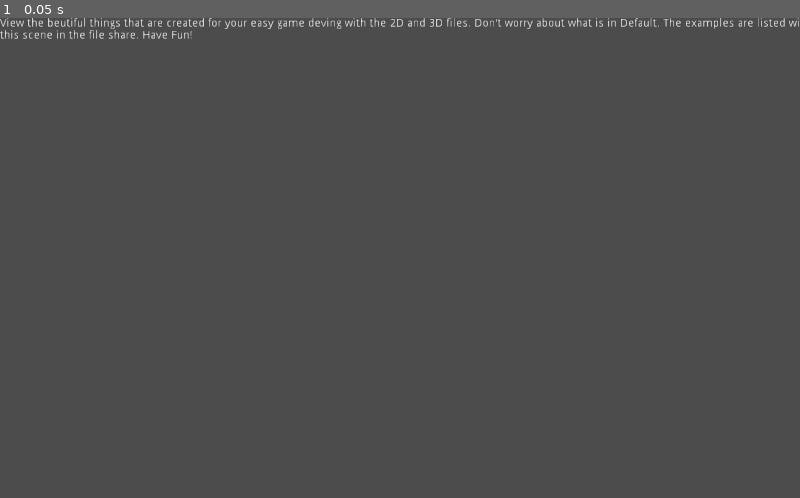
Above: before the commit, frame 1.
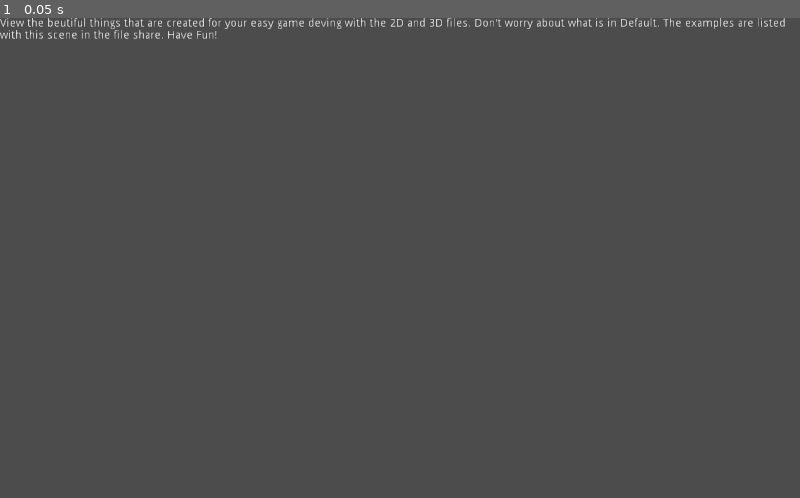
Above: after the commit, the same moment.

Repository: MasterKitten/Kick-Start-Game-Creation
Game: Godot game, scene res://Control For Game.tscn
Same seed, same stepped clock (60 frames per second), same inputs: the game is played once before the commit and once after it.
Inputs:
- Up to frame 1 (0.05 s): no input

The runs differ from the first frame. In frame 1, 0.2% of the frame differs, in the area x 0-100%, y 0-5%.

Commit message:
Added Typing Adventure Game

Diff:
--- /dev/null
+++ b/Kick-Start Game Creation/1D User Interface/Typing Adventure Game/Font/Typing Font.tres
@@ -0,0 +1,6 @@
+[gd_resource type="DynamicFont" load_steps=2 format=2]
+
+[ext_resource path="res://1D User Interface/Typing Adventure Game/Font/ARIBLK.TTF" type="DynamicFontData" id=1]
+
+[resource]
+font_data = ExtResource( 1 )
--- /dev/null
+++ b/Kick-Start Game Creation/1D User Interface/Typing Adventure Game/Script/Typing Fuction.gd
@@ -0,0 +1,31 @@
+extends Control
+
+export(PoolStringArray) var TextPieces = ["test"]
+export(PoolStringArray) var RequiredAnswers = ["next"]
+var TextNumber = 0
+
+export(PoolStringArray) var OptionalAnswers = [""]
+export(PoolIntArray) var WhenOptional = [0]
+export(PoolIntArray) var SkipToLine = [0]
+var OptionalTextNumber = 0
+
+onready var CommandPrompt = get_node("Command Prompt/RichTextLabel")
+onready var Line = get_node("LineEdit")
+
+func _ready():
+	CommandPrompt.text = "> " + TextPieces[TextNumber]
+
+# If you are reading this code, that means you must have encountererd the "last optional array bug"
+# To solve that bug, add one last array to OptionalAnswers, WhenOptional and SkipToLine. That solves the issue.
+func _on_LineEdit_text_entered(new_text):
+	if WhenOptional[OptionalTextNumber] == TextNumber:
+		if Line.text == OptionalAnswers[OptionalTextNumber]:
+			TextNumber = SkipToLine[OptionalTextNumber]
+			CommandPrompt.text = CommandPrompt.text + "\n> " + TextPieces[TextNumber]
+			OptionalTextNumber += 1
+	if Line.text == RequiredAnswers[TextNumber]:
+		if WhenOptional[OptionalTextNumber] == TextNumber:
+			OptionalTextNumber += 1
+		TextNumber += 1
+		CommandPrompt.text = CommandPrompt.text + "\n> " + TextPieces[TextNumber]
+	Line.text = ""
--- a/Kick-Start Game Creation/Control For Game.tscn
+++ b/Kick-Start Game Creation/Control For Game.tscn
@@ -9,7 +9,7 @@
 margin_bottom = 40.0
 
 [node name="RichTextLabel" type="RichTextLabel" parent="."]
-margin_right = 1025.0
+margin_right = 996.0
 margin_bottom = 601.0
 bbcode_enabled = true
 bbcode_text = "View the beutiful things that are created for your easy game deving with the 2D and 3D files. Don't worry about what is in Default. The examples are listed with this scene in the file share. Have Fun!"
--- /dev/null
+++ b/Kick-Start Game Creation/Examples/Typing Adventure Game Example.tscn
@@ -0,0 +1,36 @@
+[gd_scene load_steps=3 format=2]
+
+[ext_resource path="res://1D User Interface/Typing Adventure Game/Script/Typing Fuction.gd" type="Script" id=1]
+[ext_resource path="res://1D User Interface/Typing Adventure Game/Font/Typing Font.tres" type="DynamicFont" id=2]
+
+[node name="Typing Adventure Game Example" type="Control"]
+anchor_right = 1.0
+anchor_bottom = 1.0
+margin_top = 1.0
+margin_bottom = 1.0
+script = ExtResource( 1 )
+TextPieces = PoolStringArray( "this only accepts lowercase. type \"next\"", "Ok, cool. Usually you can\'t go back either because of limitations with what I got. type \"ok\" to continue", "type the f word to continue", "Great! now this line is one of the lines that have a choice. Different choices, different outcomes. for this one, say \"skip\" to bypass boring dialogue, say no otherwise", "Ok then, say next when you are ready", "good" )
+RequiredAnswers = PoolStringArray( "next", "ok", "fuck", "no", "next", "good" )
+OptionalAnswers = PoolStringArray( "skip", "" )
+WhenOptional = PoolIntArray( 3, 0 )
+SkipToLine = PoolIntArray( 5, 0 )
+
+[node name="Command Prompt" type="ColorRect" parent="."]
+margin_right = 1000.0
+margin_bottom = 550.0
+color = Color( 0.239216, 0.239216, 0.239216, 1 )
+
+[node name="RichTextLabel" type="RichTextLabel" parent="Command Prompt"]
+margin_right = 1000.0
+margin_bottom = 550.0
+custom_fonts/normal_font = ExtResource( 2 )
+text = "> This is the easiest project that I have ever made. Making stories, though... thats the hard part"
+
+[node name="LineEdit" type="LineEdit" parent="."]
+margin_top = 550.0
+margin_right = 1000.0
+margin_bottom = 600.0
+custom_fonts/font = ExtResource( 2 )
+placeholder_text = "> Input commands like \"forward\". \"left\". \"right\""
+
+[connection signal="text_entered" from="LineEdit" to="." method="_on_LineEdit_text_entered"]
Binary file added: Kick-Start Game Creation/1D User Interface/Typing Adventure Game/Font/ARIBLK.TTF
